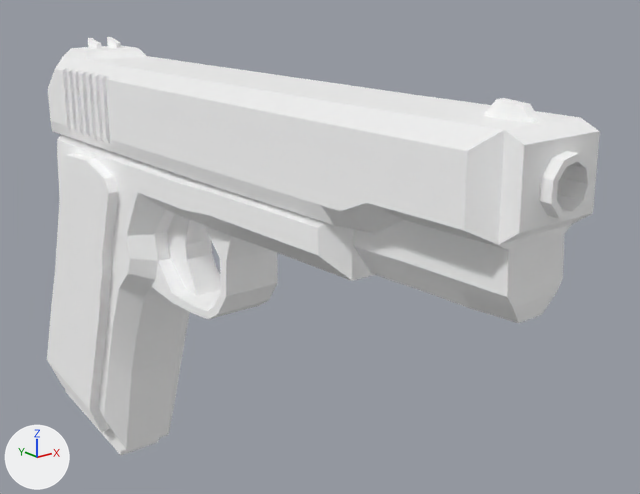
Before and after pictures for a commit that changed the glTF model godot/assets/models/guns/m1911.glb.
One viewpoint serves both versions: a 50 mm lens placed at (-0.125, -0.198, 0.092), pointed at (0.024, -0.012, 0.017). Arrows for +X, +Y and +Z are at lower left; the lights stay in place. The first picture is the older version. Where no turn or scale is listed for an object, it has been applied to the vertices.

Objects in the first picture: 'Muzzle'.
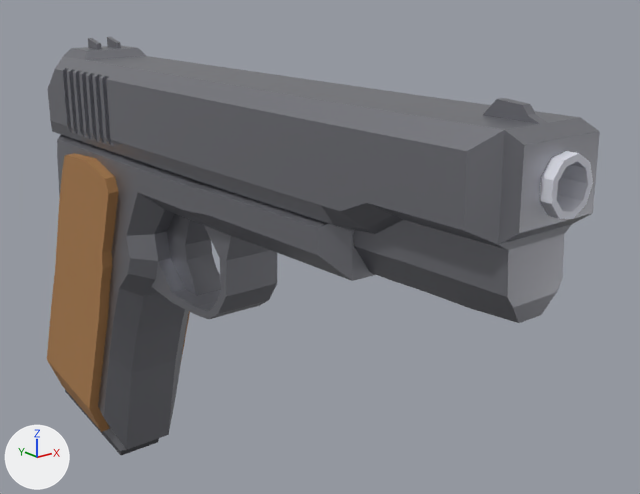
What changed in the scene script:
```text
Change mat_muzzle:
    mat_muzzle.base_color: (1.0, 1.0, 1.0) -> (0.731, 0.743, 0.828)  # white #ffffff -> white #dee0eb
Change mat_magazine:
    mat_magazine.base_color: (1.0, 1.0, 1.0) -> (0.127, 0.129, 0.142)  # white #ffffff -> dark grey #646569
Change mat_metal:
    mat_metal.base_color: (1.0, 1.0, 1.0) -> (0.27, 0.275, 0.305)  # white #ffffff -> grey #8e8f96
    mat_metal.roughness: 1.0 -> 0.42
Change mat_wood:
    mat_wood.metallic: 1.0 -> 0.0
    mat_wood.base_color: (1.0, 1.0, 1.0) -> (0.402, 0.199, 0.0714)  # white #ffffff -> brown #aa7b4c
    mat_wood.roughness: 1.0 -> 0.72
Change mat_material_003:
    mat_material_003.base_color: (1.0, 1.0, 1.0) -> (0.219, 0.222, 0.246)  # white #ffffff -> grey #818288
    mat_material_003.roughness: 1.0 -> 0.42
Change mat_darkermetal:
    mat_darkermetal.base_color: (1.0, 1.0, 1.0) -> (0.27, 0.275, 0.305)  # white #ffffff -> grey #8e8f96
    mat_darkermetal.roughness: 1.0 -> 0.42
```

Boxes [x1, y1, x2, y2] around the edits, measured in the pictures (640 x 494 px):
'Muzzle', recoloured, surface changed (white to grey)
    both: [47, 37, 600, 455]
